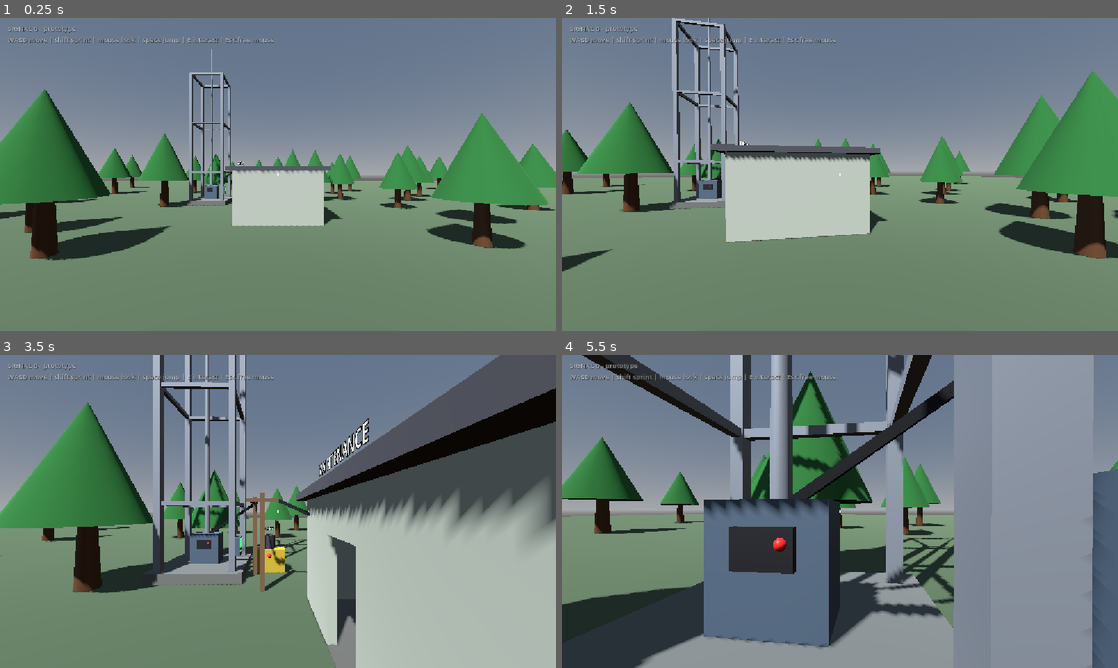
Above: before the commit, frames 1-4 (two rows, left to right).
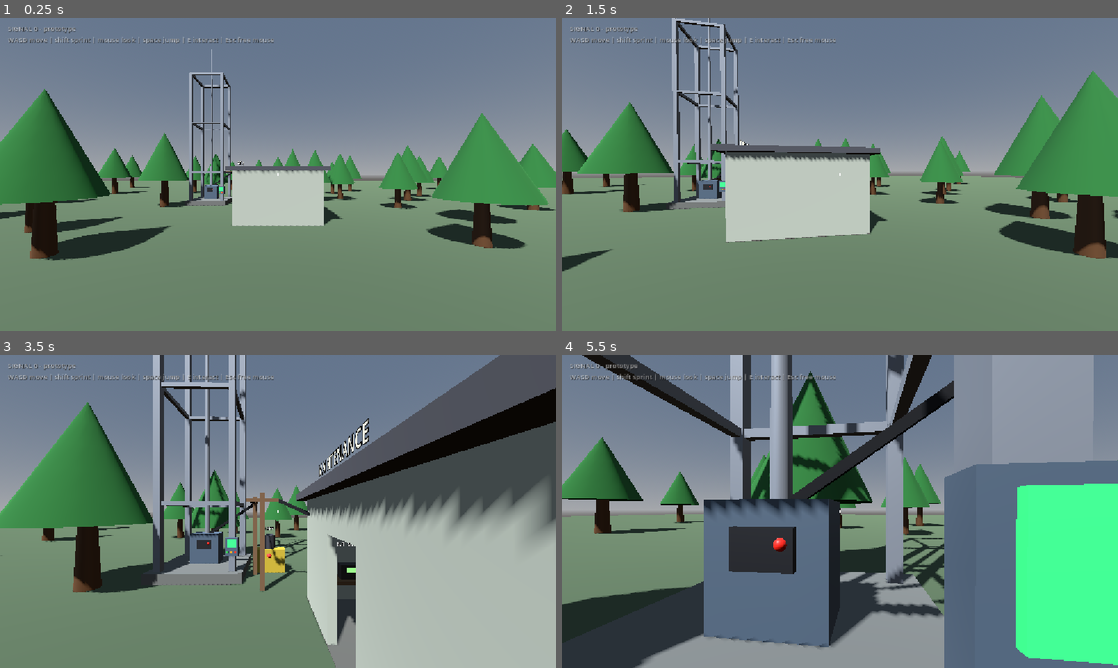
Above: after the commit, the same moments.

Repository: juustohamppari9/Signal-0
Game: Godot game, scene res://scenes/main.tscn
The game is run twice, just before and just after one commit, with the same random seed, the same clock (stepped at 60 frames per second) and the same inputs.
Inputs (mouse positions are in pixels of both pictures, inside the frame that each line leads up to):
- Up to frame 1 (0.25 s): no input
- Up to frame 2 (1.5 s): move the mouse to (834, 180) at 0.52 s; hold E (interact) 0.53-1.28 s; hold W (move_forward) from 0.53 s (still down); tap Space (jump) at 0.77 s; move the mouse to (878, 177) at 1.27 s; tap E (interact) at 1.35 s
- Up to frame 3 (3.5 s): tap Space (jump) at 1.52, 3.02 s; move the mouse to (233, 508) at 2.02 s; hold Shift (sprint) 2.03-2.78 s; tap E (interact) at 2.3, 2.85 s; move the mouse to (283, 511) at 2.77 s; release W (move_forward) at 2.78 s; hold A (move_left) from 2.78 s (still down)
- Up to frame 4 (5.5 s): move the mouse to (817, 505) at 3.52 s; release A (move_left) at 3.53 s; hold E (interact) 3.53-4.28 s; hold W (move_forward) from 3.53 s (still down); tap Space (jump) at 3.77, 4.52 s; move the mouse to (867, 511) at 4.27 s; tap Shift (sprint) at 4.35 s; tap E (interact) at 4.55 s; move the mouse to (812, 511) at 5.02 s; hold E (interact) from 5.03 s (still down)

The runs differ from the first frame. In frame 1, less than 0.1% of the frame differs, in the area x 39-41%, y 53-59%; in frame 2, less than 0.1%; in frame 3, 0.4%; in frame 4, 20%, in the area x 68-100%, y 33-100%.

Commit message:
Save editor placement tweaks for table, radio and control panel

Diff:
--- a/scenes/main.tscn
+++ b/scenes/main.tscn
@@ -81,10 +81,10 @@
 transform = Transform3D(1, 0, 0, 0, 1, 0, 0, 0, 1, -3.7, 0, -6)
 
 [node name="Table" parent="Site" unique_id=1200957178 instance=ExtResource("8_table")]
-transform = Transform3D(-4.371139e-08, 0, -1, 0, 1, 0, 1, 0, -4.371139e-08, 1.8435849, 0.02, 1.9181547)
+transform = Transform3D(1, 0, 0, 0, 1, 0, 0, 0, 1, -1.4158721, 0.02, -2.307056)
 
 [node name="Radio" parent="Site" unique_id=922345201 instance=ExtResource("7_radio")]
-transform = Transform3D(-4.371139e-08, 0, -1, 0, 1, 0, 1, 0, -4.371139e-08, 1.8435849, 0.82, 1.9181547)
+transform = Transform3D(1, 0, 0, 0, 1, 0, 0, 0, 1, -1.4158721, 0.82, -2.307056)
 
 [node name="Crate01" parent="Site" unique_id=1210291 instance=ExtResource("9_crate")]
 transform = Transform3D(0.98046076, 0, -0.19671455, 0, 1, 0, 0.19671455, 0, 0.98046076, 0.68784183, 0.02, -2.3113651)
--- a/scenes/props/radio_tower.tscn
+++ b/scenes/props/radio_tower.tscn
@@ -1,36 +1,25 @@
-[gd_scene load_steps=28 format=3]
-
-[ext_resource type="Script" path="res://scripts/antenna_control.gd" id="1_ctrl"]
+[gd_scene format=3 uid="uid://bptref5w5347l"]
+
+[ext_resource type="Script" uid="uid://cqouigjd7eaq8" path="res://scripts/antenna_control.gd" id="1_ctrl"]
+
+[sub_resource type="BoxShape3D" id="shape_pad"]
+size = Vector3(3.6, 0.4, 3.6)
+
+[sub_resource type="BoxShape3D" id="shape_leg"]
+size = Vector3(0.25, 12, 0.25)
+
+[sub_resource type="StandardMaterial3D" id="mat_pad"]
+albedo_color = Color(0.42, 0.42, 0.4, 1)
+
+[sub_resource type="BoxMesh" id="mesh_pad"]
+material = SubResource("mat_pad")
+size = Vector3(3.6, 0.4, 3.6)
 
 [sub_resource type="StandardMaterial3D" id="mat_steel"]
 albedo_color = Color(0.55, 0.57, 0.6, 1)
 metallic = 0.4
 roughness = 0.7
 
-[sub_resource type="StandardMaterial3D" id="mat_pad"]
-albedo_color = Color(0.42, 0.42, 0.4, 1)
-roughness = 1.0
-
-[sub_resource type="StandardMaterial3D" id="mat_beacon"]
-albedo_color = Color(0.9, 0.12, 0.1, 1)
-roughness = 0.5
-
-[sub_resource type="StandardMaterial3D" id="mat_machine"]
-albedo_color = Color(0.3, 0.36, 0.42, 1)
-roughness = 0.6
-
-[sub_resource type="StandardMaterial3D" id="mat_machine_dark"]
-albedo_color = Color(0.12, 0.12, 0.13, 1)
-roughness = 0.5
-
-[sub_resource type="StandardMaterial3D" id="mat_machine_light"]
-albedo_color = Color(0.2, 0.9, 0.3, 1)
-roughness = 0.4
-
-[sub_resource type="BoxMesh" id="mesh_pad"]
-material = SubResource("mat_pad")
-size = Vector3(3.6, 0.4, 3.6)
-
 [sub_resource type="BoxMesh" id="mesh_leg"]
 material = SubResource("mat_steel")
 size = Vector3(0.25, 12, 0.25)
@@ -50,34 +39,48 @@
 height = 15.0
 radial_segments = 10
 
+[sub_resource type="StandardMaterial3D" id="mat_beacon"]
+albedo_color = Color(0.9, 0.12, 0.1, 1)
+roughness = 0.5
+
 [sub_resource type="SphereMesh" id="mesh_beacon"]
 material = SubResource("mat_beacon")
 radius = 0.2
 height = 0.4
 
+[sub_resource type="BoxShape3D" id="shape_machine"]
+size = Vector3(1.2, 1.3, 0.8)
+
+[sub_resource type="StandardMaterial3D" id="mat_machine"]
+albedo_color = Color(0.3, 0.36, 0.42, 1)
+roughness = 0.6
+
 [sub_resource type="BoxMesh" id="mesh_cabinet"]
 material = SubResource("mat_machine")
 size = Vector3(1.2, 1.3, 0.8)
 
+[sub_resource type="StandardMaterial3D" id="mat_machine_dark"]
+albedo_color = Color(0.12, 0.12, 0.13, 1)
+roughness = 0.5
+
 [sub_resource type="BoxMesh" id="mesh_panel"]
 material = SubResource("mat_machine_dark")
 size = Vector3(0.6, 0.4, 0.06)
+
+[sub_resource type="StandardMaterial3D" id="mat_machine_light"]
+albedo_color = Color(0.2, 0.9, 0.3, 1)
+roughness = 0.4
 
 [sub_resource type="SphereMesh" id="mesh_light"]
 material = SubResource("mat_machine_light")
 radius = 0.06
 height = 0.12
 
-[sub_resource type="BoxShape3D" id="shape_pad"]
-size = Vector3(3.6, 0.4, 3.6)
-
-[sub_resource type="BoxShape3D" id="shape_leg"]
-size = Vector3(0.25, 12, 0.25)
-
-[sub_resource type="BoxShape3D" id="shape_machine"]
-size = Vector3(1.2, 1.3, 0.8)
-
 [sub_resource type="BoxShape3D" id="shape_panel"]
+size = Vector3(0.18, 0.7, 0.5)
+
+[sub_resource type="BoxMesh" id="mesh_panel_housing"]
+material = SubResource("mat_machine")
 size = Vector3(0.18, 0.7, 0.5)
 
 [sub_resource type="StandardMaterial3D" id="mat_screen"]
@@ -87,171 +90,167 @@
 emission = Color(0.2, 0.9, 0.45, 1)
 emission_energy_multiplier = 1.2
 
-[sub_resource type="StandardMaterial3D" id="mat_btn_red"]
-albedo_color = Color(0.8, 0.2, 0.15, 1)
-roughness = 0.5
-
-[sub_resource type="StandardMaterial3D" id="mat_btn_amber"]
-albedo_color = Color(0.9, 0.6, 0.1, 1)
-roughness = 0.5
-
-[sub_resource type="StandardMaterial3D" id="mat_btn_green"]
-albedo_color = Color(0.2, 0.7, 0.3, 1)
-roughness = 0.5
-
-[sub_resource type="BoxMesh" id="mesh_panel_housing"]
-material = SubResource("mat_machine")
-size = Vector3(0.18, 0.7, 0.5)
-
 [sub_resource type="BoxMesh" id="mesh_screen"]
 material = SubResource("mat_screen")
 size = Vector3(0.03, 0.34, 0.34)
 
+[sub_resource type="StandardMaterial3D" id="mat_btn_red"]
+albedo_color = Color(0.8, 0.2, 0.15, 1)
+roughness = 0.5
+
 [sub_resource type="BoxMesh" id="mesh_button"]
 size = Vector3(0.04, 0.07, 0.07)
 
-[node name="RadioTower" type="StaticBody3D"]
-
-[node name="PadCollision" type="CollisionShape3D" parent="."]
-position = Vector3(0, 0.2, 0)
+[sub_resource type="StandardMaterial3D" id="mat_btn_amber"]
+albedo_color = Color(0.9, 0.6, 0.1, 1)
+roughness = 0.5
+
+[sub_resource type="StandardMaterial3D" id="mat_btn_green"]
+albedo_color = Color(0.2, 0.7, 0.3, 1)
+roughness = 0.5
+
+[node name="RadioTower" type="StaticBody3D" unique_id=722431993]
+
+[node name="PadCollision" type="CollisionShape3D" parent="." unique_id=973344741]
+transform = Transform3D(1, 0, 0, 0, 1, 0, 0, 0, 1, 0, 0.2, 0)
 shape = SubResource("shape_pad")
 
-[node name="LegCollisionFL" type="CollisionShape3D" parent="."]
-position = Vector3(-1.4, 6, 1.4)
-shape = SubResource("shape_leg")
-
-[node name="LegCollisionFR" type="CollisionShape3D" parent="."]
-position = Vector3(1.4, 6, 1.4)
-shape = SubResource("shape_leg")
-
-[node name="LegCollisionBL" type="CollisionShape3D" parent="."]
-position = Vector3(-1.4, 6, -1.4)
-shape = SubResource("shape_leg")
-
-[node name="LegCollisionBR" type="CollisionShape3D" parent="."]
-position = Vector3(1.4, 6, -1.4)
-shape = SubResource("shape_leg")
-
-[node name="Pad" type="MeshInstance3D" parent="."]
-position = Vector3(0, 0.2, 0)
+[node name="LegCollisionFL" type="CollisionShape3D" parent="." unique_id=1303493405]
+transform = Transform3D(1, 0, 0, 0, 1, 0, 0, 0, 1, -1.4, 6, 1.4)
+shape = SubResource("shape_leg")
+
+[node name="LegCollisionFR" type="CollisionShape3D" parent="." unique_id=1376467985]
+transform = Transform3D(1, 0, 0, 0, 1, 0, 0, 0, 1, 1.4, 6, 1.4)
+shape = SubResource("shape_leg")
+
+[node name="LegCollisionBL" type="CollisionShape3D" parent="." unique_id=182371152]
+transform = Transform3D(1, 0, 0, 0, 1, 0, 0, 0, 1, -1.4, 6, -1.4)
+shape = SubResource("shape_leg")
+
+[node name="LegCollisionBR" type="CollisionShape3D" parent="." unique_id=408672655]
+transform = Transform3D(1, 0, 0, 0, 1, 0, 0, 0, 1, 1.4, 6, -1.4)
+shape = SubResource("shape_leg")
+
+[node name="Pad" type="MeshInstance3D" parent="." unique_id=709104674]
+transform = Transform3D(1, 0, 0, 0, 1, 0, 0, 0, 1, 0, 0.2, 0)
 mesh = SubResource("mesh_pad")
 
-[node name="LegFL" type="MeshInstance3D" parent="."]
-position = Vector3(-1.4, 6, 1.4)
-mesh = SubResource("mesh_leg")
-
-[node name="LegFR" type="MeshInstance3D" parent="."]
-position = Vector3(1.4, 6, 1.4)
-mesh = SubResource("mesh_leg")
-
-[node name="LegBL" type="MeshInstance3D" parent="."]
-position = Vector3(-1.4, 6, -1.4)
-mesh = SubResource("mesh_leg")
-
-[node name="LegBR" type="MeshInstance3D" parent="."]
-position = Vector3(1.4, 6, -1.4)
-mesh = SubResource("mesh_leg")
-
-[node name="BeamFrontLow" type="MeshInstance3D" parent="."]
-position = Vector3(0, 3, 1.4)
-mesh = SubResource("mesh_beam_x")
-
-[node name="BeamBackLow" type="MeshInstance3D" parent="."]
-position = Vector3(0, 3, -1.4)
-mesh = SubResource("mesh_beam_x")
-
-[node name="BeamLeftLow" type="MeshInstance3D" parent="."]
-position = Vector3(-1.4, 3, 0)
-mesh = SubResource("mesh_beam_z")
-
-[node name="BeamRightLow" type="MeshInstance3D" parent="."]
-position = Vector3(1.4, 3, 0)
-mesh = SubResource("mesh_beam_z")
-
-[node name="BeamFrontMid" type="MeshInstance3D" parent="."]
-position = Vector3(0, 7.5, 1.4)
-mesh = SubResource("mesh_beam_x")
-
-[node name="BeamBackMid" type="MeshInstance3D" parent="."]
-position = Vector3(0, 7.5, -1.4)
-mesh = SubResource("mesh_beam_x")
-
-[node name="BeamLeftMid" type="MeshInstance3D" parent="."]
-position = Vector3(-1.4, 7.5, 0)
-mesh = SubResource("mesh_beam_z")
-
-[node name="BeamRightMid" type="MeshInstance3D" parent="."]
-position = Vector3(1.4, 7.5, 0)
-mesh = SubResource("mesh_beam_z")
-
-[node name="BeamFrontHigh" type="MeshInstance3D" parent="."]
-position = Vector3(0, 12, 1.4)
-mesh = SubResource("mesh_beam_x")
-
-[node name="BeamBackHigh" type="MeshInstance3D" parent="."]
-position = Vector3(0, 12, -1.4)
-mesh = SubResource("mesh_beam_x")
-
-[node name="BeamLeftHigh" type="MeshInstance3D" parent="."]
-position = Vector3(-1.4, 12, 0)
-mesh = SubResource("mesh_beam_z")
-
-[node name="BeamRightHigh" type="MeshInstance3D" parent="."]
-position = Vector3(1.4, 12, 0)
-mesh = SubResource("mesh_beam_z")
-
-[node name="Antenna" type="MeshInstance3D" parent="."]
-position = Vector3(0, 7.5, 0)
+[node name="LegFL" type="MeshInstance3D" parent="." unique_id=246394606]
+transform = Transform3D(1, 0, 0, 0, 1, 0, 0, 0, 1, -1.4, 6, 1.4)
+mesh = SubResource("mesh_leg")
+
+[node name="LegFR" type="MeshInstance3D" parent="." unique_id=265689415]
+transform = Transform3D(1, 0, 0, 0, 1, 0, 0, 0, 1, 1.4, 6, 1.4)
+mesh = SubResource("mesh_leg")
+
+[node name="LegBL" type="MeshInstance3D" parent="." unique_id=994495282]
+transform = Transform3D(1, 0, 0, 0, 1, 0, 0, 0, 1, -1.4, 6, -1.4)
+mesh = SubResource("mesh_leg")
+
+[node name="LegBR" type="MeshInstance3D" parent="." unique_id=815503471]
+transform = Transform3D(1, 0, 0, 0, 1, 0, 0, 0, 1, 1.4, 6, -1.4)
+mesh = SubResource("mesh_leg")
+
+[node name="BeamFrontLow" type="MeshInstance3D" parent="." unique_id=1217417636]
+transform = Transform3D(1, 0, 0, 0, 1, 0, 0, 0, 1, 0, 3, 1.4)
+mesh = SubResource("mesh_beam_x")
+
+[node name="BeamBackLow" type="MeshInstance3D" parent="." unique_id=1489472290]
+transform = Transform3D(1, 0, 0, 0, 1, 0, 0, 0, 1, 0, 3, -1.4)
+mesh = SubResource("mesh_beam_x")
+
+[node name="BeamLeftLow" type="MeshInstance3D" parent="." unique_id=1199365730]
+transform = Transform3D(1, 0, 0, 0, 1, 0, 0, 0, 1, -1.4, 3, 0)
+mesh = SubResource("mesh_beam_z")
+
+[node name="BeamRightLow" type="MeshInstance3D" parent="." unique_id=1469986223]
+transform = Transform3D(1, 0, 0, 0, 1, 0, 0, 0, 1, 1.4, 3, 0)
+mesh = SubResource("mesh_beam_z")
+
+[node name="BeamFrontMid" type="MeshInstance3D" parent="." unique_id=1036673410]
+transform = Transform3D(1, 0, 0, 0, 1, 0, 0, 0, 1, 0, 7.5, 1.4)
+mesh = SubResource("mesh_beam_x")
+
+[node name="BeamBackMid" type="MeshInstance3D" parent="." unique_id=610389754]
+transform = Transform3D(1, 0, 0, 0, 1, 0, 0, 0, 1, 0, 7.5, -1.4)
+mesh = SubResource("mesh_beam_x")
+
+[node name="BeamLeftMid" type="MeshInstance3D" parent="." unique_id=1678319476]
+transform = Transform3D(1, 0, 0, 0, 1, 0, 0, 0, 1, -1.4, 7.5, 0)
+mesh = SubResource("mesh_beam_z")
+
+[node name="BeamRightMid" type="MeshInstance3D" parent="." unique_id=871994916]
+transform = Transform3D(1, 0, 0, 0, 1, 0, 0, 0, 1, 1.4, 7.5, 0)
+mesh = SubResource("mesh_beam_z")
+
+[node name="BeamFrontHigh" type="MeshInstance3D" parent="." unique_id=1949041621]
+transform = Transform3D(1, 0, 0, 0, 1, 0, 0, 0, 1, 0, 12, 1.4)
+mesh = SubResource("mesh_beam_x")
+
+[node name="BeamBackHigh" type="MeshInstance3D" parent="." unique_id=296742503]
+transform = Transform3D(1, 0, 0, 0, 1, 0, 0, 0, 1, 0, 12, -1.4)
+mesh = SubResource("mesh_beam_x")
+
+[node name="BeamLeftHigh" type="MeshInstance3D" parent="." unique_id=371738311]
+transform = Transform3D(1, 0, 0, 0, 1, 0, 0, 0, 1, -1.4, 12, 0)
+mesh = SubResource("mesh_beam_z")
+
+[node name="BeamRightHigh" type="MeshInstance3D" parent="." unique_id=1978565071]
+transform = Transform3D(1, 0, 0, 0, 1, 0, 0, 0, 1, 1.4, 12, 0)
+mesh = SubResource("mesh_beam_z")
+
+[node name="Antenna" type="MeshInstance3D" parent="." unique_id=18963039]
+transform = Transform3D(1, 0, 0, 0, 1, 0, 0, 0, 1, 0, 7.5, 0)
 mesh = SubResource("mesh_antenna")
 
-[node name="Beacon" type="MeshInstance3D" parent="."]
-position = Vector3(0, 15.1, 0)
+[node name="Beacon" type="MeshInstance3D" parent="." unique_id=2006377477]
+transform = Transform3D(1, 0, 0, 0, 1, 0, 0, 0, 1, 0, 15.1, 0)
 mesh = SubResource("mesh_beacon")
 
-[node name="Machine" type="StaticBody3D" groups=["interactable", "antenna_machine"] parent="."]
-position = Vector3(0, 1.05, 0)
+[node name="Machine" type="StaticBody3D" parent="." unique_id=1724567482 groups=["antenna_machine", "interactable"]]
+transform = Transform3D(1, 0, 0, 0, 1, 0, 0, 0, 1, 0, 1.05, 0)
 script = ExtResource("1_ctrl")
 
-[node name="MachineCollision" type="CollisionShape3D" parent="Machine"]
+[node name="MachineCollision" type="CollisionShape3D" parent="Machine" unique_id=446995701]
 shape = SubResource("shape_machine")
 
-[node name="MachineBody" type="MeshInstance3D" parent="Machine"]
+[node name="MachineBody" type="MeshInstance3D" parent="Machine" unique_id=1309222785]
 mesh = SubResource("mesh_cabinet")
 
-[node name="MachinePanel" type="MeshInstance3D" parent="Machine"]
-position = Vector3(0, 0.2, 0.43)
+[node name="MachinePanel" type="MeshInstance3D" parent="Machine" unique_id=742946186]
+transform = Transform3D(1, 0, 0, 0, 1, 0, 0, 0, 1, 0, 0.2, 0.43)
 mesh = SubResource("mesh_panel")
 
-[node name="MachineLight" type="MeshInstance3D" parent="Machine"]
-position = Vector3(0.18, 0.25, 0.46)
+[node name="MachineLight" type="MeshInstance3D" parent="Machine" unique_id=267962131]
+transform = Transform3D(1, 0, 0, 0, 1, 0, 0, 0, 1, 0.18, 0.25, 0.46)
 material_override = SubResource("mat_machine_light")
 mesh = SubResource("mesh_light")
 
-[node name="ControlPanel" type="StaticBody3D" groups=["interactable"] parent="."]
-position = Vector3(1.615, 1.35, 1.4)
+[node name="ControlPanel" type="StaticBody3D" parent="." unique_id=65592571 groups=["interactable"]]
+transform = Transform3D(-4.371139e-08, 0, -1, 0, 1, 0, 1, 0, -4.371139e-08, 1.4075567, 1.35, 1.588199)
 script = ExtResource("1_ctrl")
 
-[node name="PanelCollision" type="CollisionShape3D" parent="ControlPanel"]
+[node name="PanelCollision" type="CollisionShape3D" parent="ControlPanel" unique_id=1500002418]
 shape = SubResource("shape_panel")
 
-[node name="PanelHousing" type="MeshInstance3D" parent="ControlPanel"]
+[node name="PanelHousing" type="MeshInstance3D" parent="ControlPanel" unique_id=313725170]
 mesh = SubResource("mesh_panel_housing")
 
-[node name="PanelScreen" type="MeshInstance3D" parent="ControlPanel"]
-position = Vector3(0.105, 0.13, 0)
+[node name="PanelScreen" type="MeshInstance3D" parent="ControlPanel" unique_id=1031774971]
+transform = Transform3D(1, 0, 0, 0, 1, 0, 0, 0, 1, 0.105, 0.13, 0)
 mesh = SubResource("mesh_screen")
 
-[node name="PanelBtnPower" type="MeshInstance3D" parent="ControlPanel"]
-position = Vector3(0.11, -0.18, -0.14)
+[node name="PanelBtnPower" type="MeshInstance3D" parent="ControlPanel" unique_id=1107888416]
+transform = Transform3D(1, 0, 0, 0, 1, 0, 0, 0, 1, 0.11, -0.18, -0.14)
 material_override = SubResource("mat_btn_red")
 mesh = SubResource("mesh_button")
 
-[node name="PanelBtnTune" type="MeshInstance3D" parent="ControlPanel"]
-position = Vector3(0.11, -0.18, 0)
+[node name="PanelBtnTune" type="MeshInstance3D" parent="ControlPanel" unique_id=2008714448]
+transform = Transform3D(1, 0, 0, 0, 1, 0, 0, 0, 1, 0.11, -0.18, 0)
 material_override = SubResource("mat_btn_amber")
 mesh = SubResource("mesh_button")
 
-[node name="PanelBtnBoost" type="MeshInstance3D" parent="ControlPanel"]
-position = Vector3(0.11, -0.18, 0.14)
+[node name="PanelBtnBoost" type="MeshInstance3D" parent="ControlPanel" unique_id=1511730811]
+transform = Transform3D(1, 0, 0, 0, 1, 0, 0, 0, 1, 0.11, -0.18, 0.14)
 material_override = SubResource("mat_btn_green")
 mesh = SubResource("mesh_button")
Not shown: 1 places in scenes/main.tscn that only renumber resources
